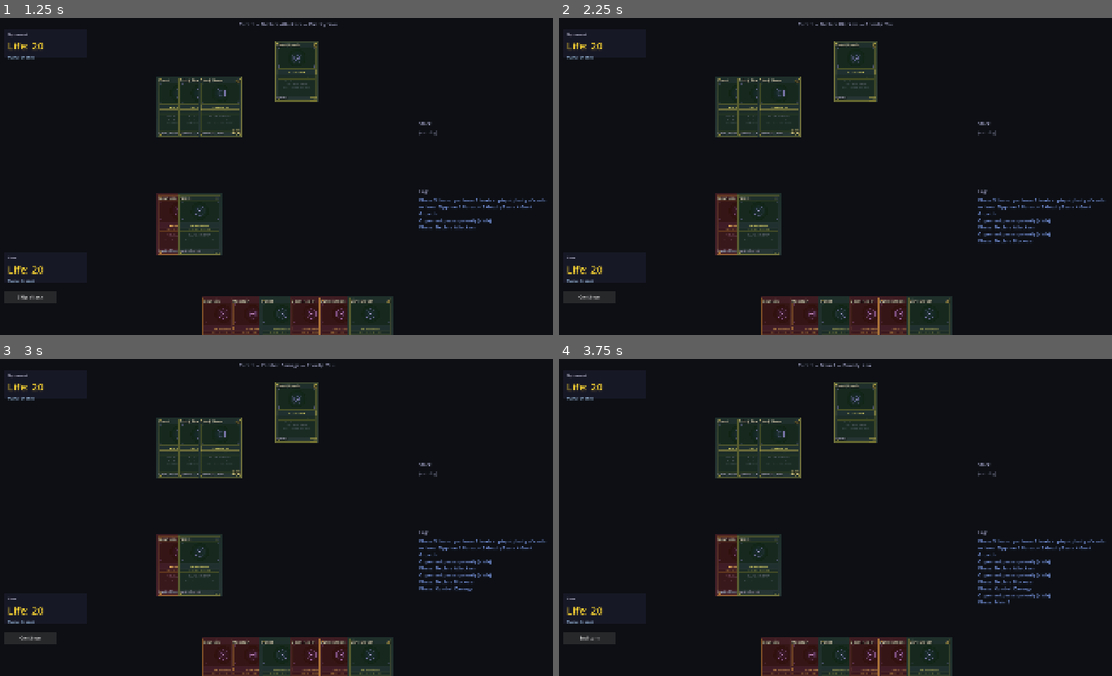
Above: before the commit, frames 1-4 (two rows, left to right).
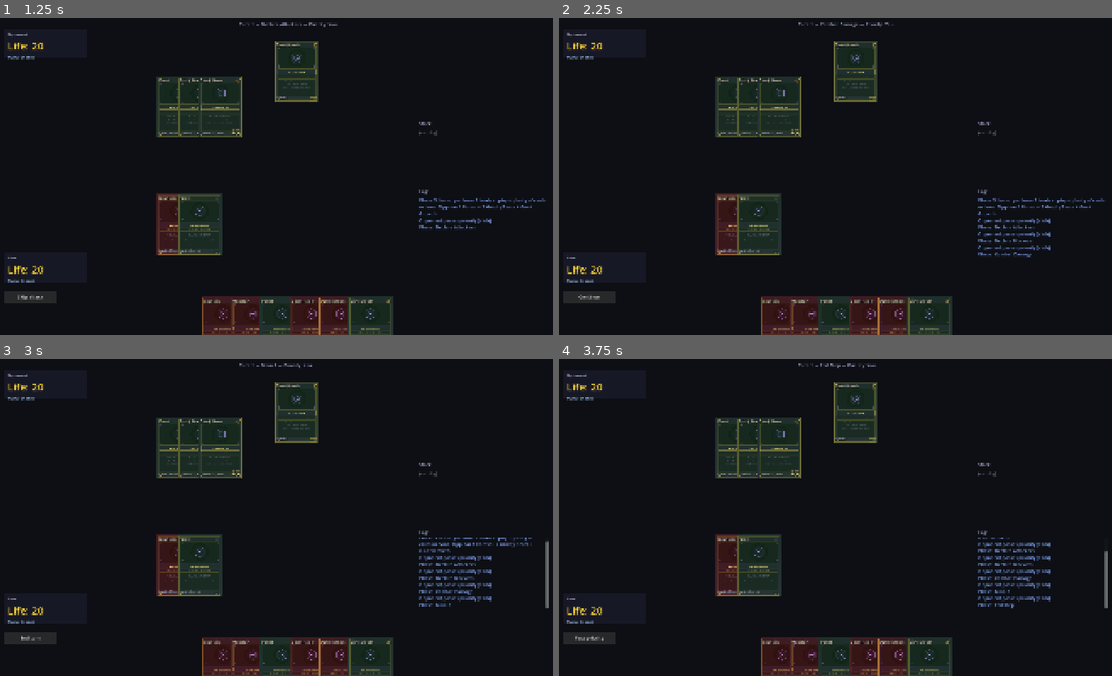
Above: after the commit, the same moments.

Repository: VoeJozzo/Magiclike
Game: Godot game, scene res://scenes/game/game_board.tscn
The game is run twice, just before and just after one commit, with the same random seed, the same clock (stepped at 60 frames per second) and the same inputs.
Inputs:
- Up to frame 1 (1.25 s): click "Move to combat" at 0.5 s
- Up to frame 2 (2.25 s): click "Skip attack" at 1.25 s; click "Continue" at 2 s
- Up to frame 3 (3 s): click "Continue" at 2.75 s
- Up to frame 4 (3.75 s): click "Continue" (after the commit: "End turn") at 3.5 s

Frame 1 is identical in both runs. In frame 2, 0.2% of the frame differs, in the area x 47-89%, y 1-76%; in frame 3, 1.8%, in the area x 3-100%, y 1-89%; in frame 4, 1.8%.

Commit message:
Fix: combat tricks unusable — no priority window to cast Giant Growth
After opp declared blockers (your turn) or you declared blockers (opp's
turn), the engine jumped straight to COMBAT_DAMAGE with no priority pass
in between. Per MTG rules 117.1b and 506.4, both players get priority
during COMBAT_BLOCK before damage resolves — that's where Giant-Growth-
on-attacker / Giant-Growth-on-blocker combat tricks happen.

Three changes restore that window:

1. Block declaration is a SPECIAL ACTION (per MTG rule 116.2b), not
   priority-gated. Removed the `priority_player_key != defending_key`
   check from _legal_declare_blocker. Defender can declare blockers
   regardless of who currently holds priority.

2. Reverted "priority to defender during COMBAT_BLOCK" — that was wrong.
   Per MTG rule 117.1b, the active player gets priority at the start of
   every step, including COMBAT_BLOCK. _advance_phase now always grants
   priority to active.

3. _settle_state's stop-at-opp-COMBAT_BLOCK now auto-passes opp's
   priority before breaking, transferring priority to the player as
   defender. Without this, priority sits on opp (active) and the player's
   combat-trick cast is rejected by _legal_cast_spell's "must have
   priority" check.

Player's-turn combat tricks now work too: priority opens to you (active)
on COMBAT_BLOCK entry after opp auto-blocks. Cast Giant Growth, pass,
opp auto-passes, both passed, COMBAT_DAMAGE.

All three smoke tests still pass.

Co-Authored-By: Claude Opus 4.7 (1M context) <noreply@anthropic.com>

Diff:
--- a/engine/engine.gd
+++ b/engine/engine.gd
@@ -218,11 +218,16 @@
 		if _state.active_player_key != "opp":
 			break
 		# Phase 3: stop at opp's COMBAT_BLOCK so the player can declare blockers
-		# (you are the defender during opp's combat). Skip the stop if there
-		# are no attackers — empty COMBAT_BLOCK has nothing to block, so we
-		# auto-pass through it instead of forcing the player to click.
+		# AND cast combat tricks (Giant Growth on their blocker). Skip if
+		# there are no attackers — empty COMBAT_BLOCK has nothing to do.
+		# We also auto-pass opp's priority before stopping so the player has
+		# priority to cast spells (otherwise priority sits on the active
+		# player and the cast attempt is rejected by _legal_cast_spell).
 		if _state.phase_machine.current == PhaseMachine.Phase.COMBAT_BLOCK \
 				and not _state.attackers.is_empty():
+			if _state.priority_player_key == "opp":
+				_state.priority_passed["opp"] = true
+				_state.priority_player_key = "you"
 			break
 		# Otherwise auto-advance opp's turn (no real AI yet for Phase 3).
 		if not _state.stack.is_empty():
@@ -517,10 +522,10 @@
 		return false
 	if _state.phase_machine.current != PhaseMachine.Phase.COMBAT_BLOCK:
 		return false
-	# Defending player declares blockers. Defender = the non-active player.
+	# Block declaration is a *special action* in MTG — it happens at the
+	# start of COMBAT_BLOCK before priority opens, and doesn't require the
+	# defender to currently hold priority. So we don't gate on priority here.
 	var defending_key: String = _state.opponent_of(_state.active_player_key)
-	if _state.priority_player_key != defending_key:
-		return false
 	var blocker_iid: int = action.get("source_iid", -1)
 	var attacker_iid: int = action.get("attacker_iid", -1)
 	if _state.blockers.has(blocker_iid):
@@ -697,13 +702,13 @@
 					if c.template is CreatureResource:
 						c.clear_eot_modifiers()
 
-	# Reset priority for the new phase. COMBAT_BLOCK is special: the defender
-	# (non-active player) gets first priority to declare blockers, per MTG.
-	# Every other phase gives priority to the active player.
-	if _state.phase_machine.current == PhaseMachine.Phase.COMBAT_BLOCK:
-		_state.priority_player_key = _state.opponent_of(_state.active_player_key)
-	else:
-		_state.priority_player_key = _state.active_player_key
+	# Reset priority for the new phase. Per MTG rule 117.1b, the active player
+	# gets priority at the start of every step/phase. (Block declaration is
+	# a special action that happens BEFORE priority opens — we handle that
+	# above as the COMBAT_BLOCK entry hook for opp; for player as defender,
+	# block declaration is gated on phase, not priority — see
+	# _legal_declare_blocker.)
+	_state.priority_player_key = _state.active_player_key
 	_reset_priority_passes()
 	_state.append_log("Phase: %s" % _state.phase_machine.phase_name())
 
